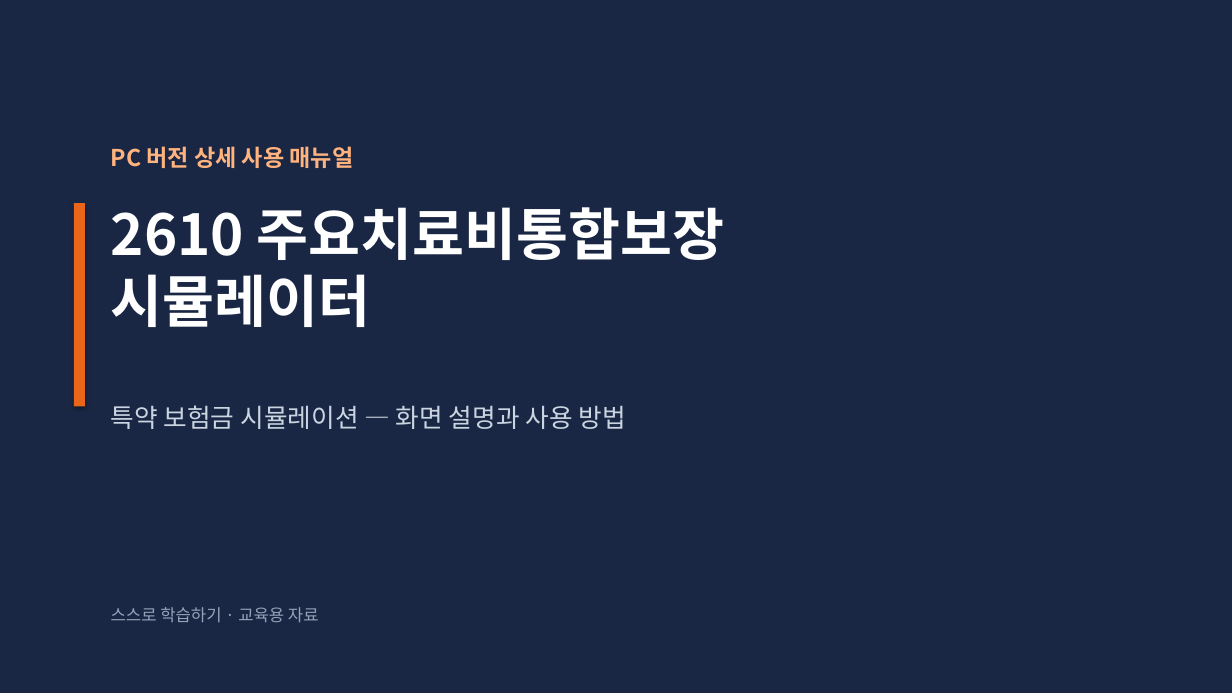
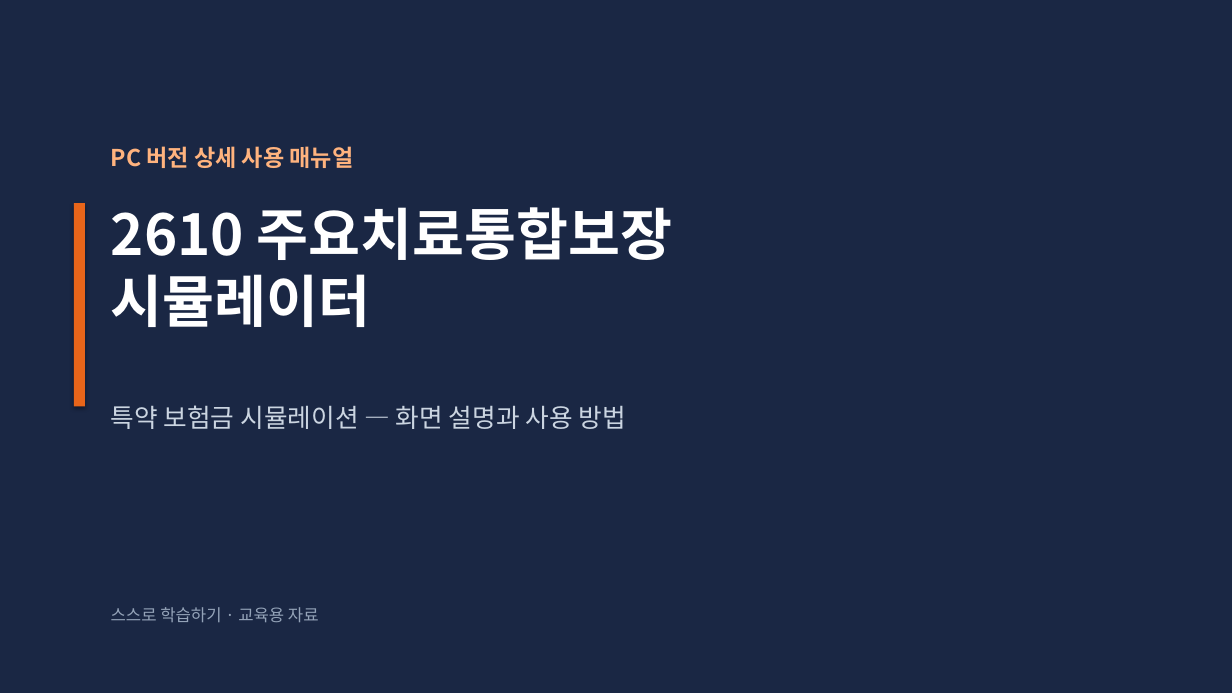
Before and after one commit to comdoctor76-droid/Self-Directed-Learning, a slide deck: slide 1 of assets/sim/manual-pc/2610-simulator-manual-pc.pptx. Drawn at 1232x693 pixels with LibreOffice and Linux fonts; fonts in the diff are those of the drawing. Boxes give left, top, right and bottom in pixels: in the first picture for what was removed or moved away, otherwise in the second. Text is boxed around its words. In the diff, an @@ line names an element or a change of style, - is before the commit and + after.

```diff
--- a/assets/sim/manual-pc/2610-simulator-manual-pc.pptx
+++ b/assets/sim/manual-pc/2610-simulator-manual-pc.pptx
@@ text at box(111, 207, 673, 327): text changed @@
-2610 주요치료비통합보장
-시뮬레이터
+2610 주요치료통합보장
+시뮬레이터
```
Also in this commit, not shown: 1 other slide changed, 10 other files.
